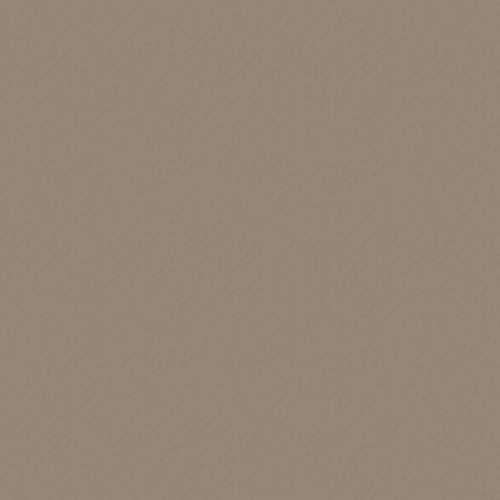
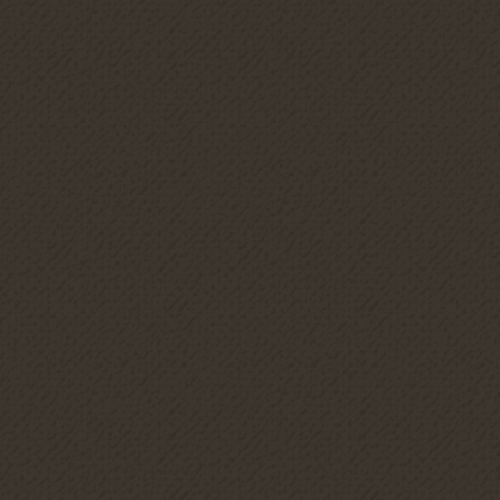
Layer changes from the first w=500, h=500 image to the second:
painted on "earth" over (0, 0, 500, 500)
